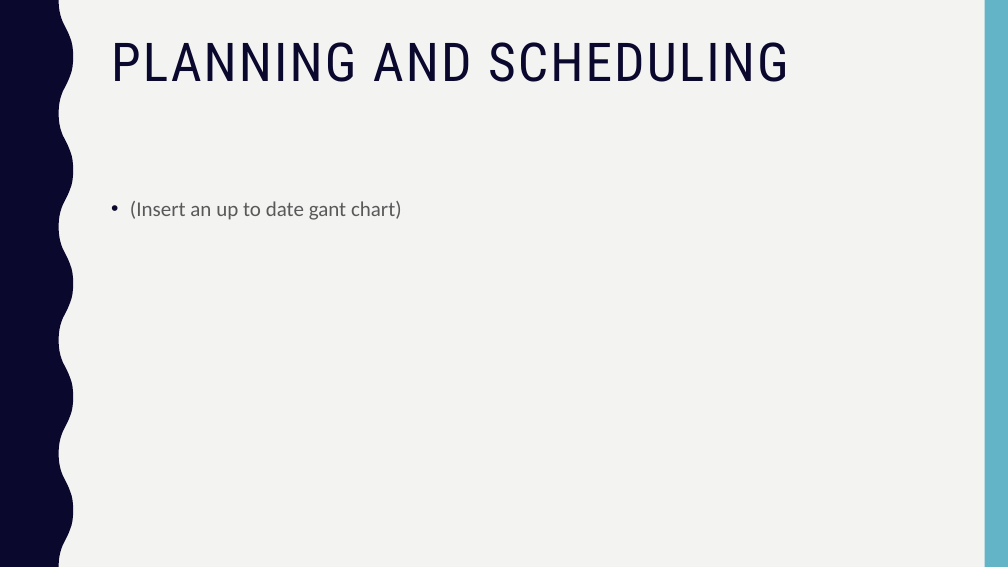
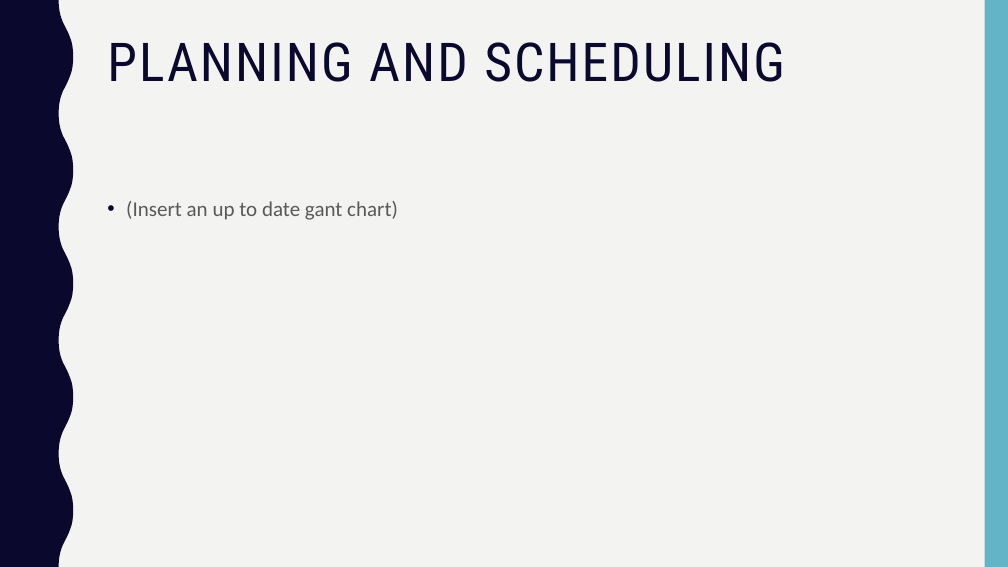
Before and after one commit to george98788/Enterprise-systems-development, a slide deck: slide 4 of Group 10 Sprint_1.pptx. Drawn at 1008x567 pixels with LibreOffice and Linux fonts; fonts in the diff are those of the drawing. Boxes give left, top, right and bottom in pixels: in the first picture for what was removed or moved away, otherwise in the second. Text is boxed around its words. In the diff, an @@ line names an element or a change of style, - is before the commit and + after.

```diff
--- a/Group 10 Sprint_1.pptx
+++ b/Group 10 Sprint_1.pptx
@@ title "PLANNING AND SCHEDULING": place and size @@
-title "PLANNING AND SCHEDULING" at [111,42,789,82]
+title "PLANNING AND SCHEDULING" at [107,42,785,82]
@@ text "(Insert an up to date ...": place and size @@
-text "(Insert an up to date ..." at [130,201,402,220]
+text "(Insert an up to date ..." at [126,201,398,220]
```
Also in this commit, not shown: 6 other slides changed, 5 slides added, 3 slides removed.
